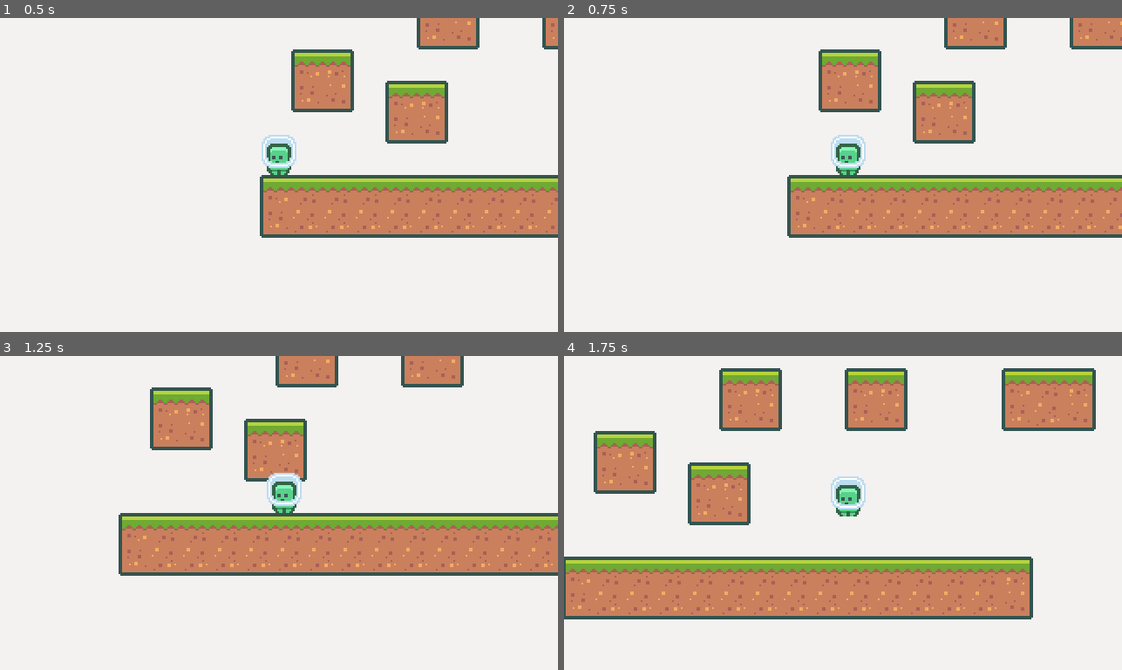
Above: before the commit, frames 1-4 (two rows, left to right).
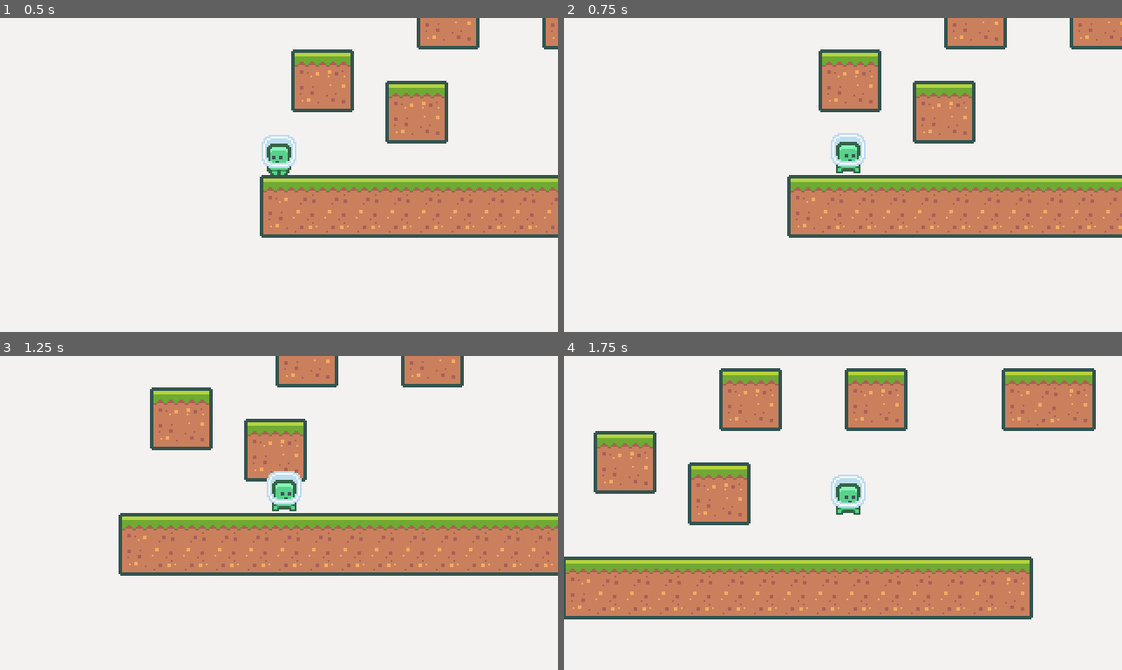
Above: after the commit, the same moments.

Repository: edivancamargo/2DPlatformerUdemy
Game: Godot game, scene res://scenes/Main.tscn
Two runs of this game, one before a commit and one after it. Both use one fixed random seed, a clock stepped at 60 frames per second and the inputs below.
Inputs:
- Up to frame 1 (0.5 s): no input
- Up to frame 2 (0.75 s): tap Enter at 0.5 s; hold Right (move_right) from 0.53 s (still down)
- Up to frame 3 (1.25 s): keep holding Right (move_right); tap Space (jump) at 0.77 s
- Up to frame 4 (1.75 s): keep holding Right (move_right); tap Space (jump) at 1.52 s

Frame 1 is identical in both runs. In frame 2, 0.4% of the frame differs, in the area x 47-55%, y 36-50%; in frame 3, 0.4%; in frame 4, 0.4%.

Commit message:
Add AnimatedSprite to the player and add basic player animations

Diff:
--- a/scenes/Player/Player.gd
+++ b/scenes/Player/Player.gd
@@ -1,4 +1,6 @@
 extends KinematicBody2D
+
+onready var animatedSprite: AnimatedSprite = $AnimatedSprite
 
 var gravity: int = 1000
 var velocity: Vector2 = Vector2.ZERO
@@ -28,6 +30,19 @@
 
 	velocity = move_and_slide(velocity, Vector2.UP)
 
+	update_animation()
+
 func _input(event):
 	movePlayerVector.x = Input.get_action_strength("move_right") - Input.get_action_strength("move_left")
 	movePlayerVector.y = -1 if Input.is_action_just_pressed("jump") else 0
+
+func update_animation() -> void:
+	if not is_on_floor():
+		animatedSprite.play("Jump")
+	elif movePlayerVector.x != 0:
+		animatedSprite.play("Run")
+	else:
+		animatedSprite.play("Idle")
+
+	if movePlayerVector.x != 0:
+		animatedSprite.flip_h = true if movePlayerVector.x > 0 else false
--- a/scenes/Player/Player.tscn
+++ b/scenes/Player/Player.tscn
@@ -1,7 +1,26 @@
-[gd_scene load_steps=4 format=2]
+[gd_scene load_steps=6 format=2]
 
 [ext_resource path="res://assets/player/character_0000.png" type="Texture" id=1]
 [ext_resource path="res://scenes/Player/Player.gd" type="Script" id=2]
+[ext_resource path="res://assets/player/character_0001.png" type="Texture" id=3]
+
+[sub_resource type="SpriteFrames" id=2]
+animations = [ {
+"frames": [ ExtResource( 1 ), ExtResource( 3 ) ],
+"loop": true,
+"name": "Run",
+"speed": 10.0
+}, {
+"frames": [ ExtResource( 1 ) ],
+"loop": true,
+"name": "Idle",
+"speed": 5.0
+}, {
+"frames": [ ExtResource( 3 ) ],
+"loop": true,
+"name": "Jump",
+"speed": 5.0
+} ]
 
 [sub_resource type="RectangleShape2D" id=1]
 extents = Vector2( 4, 8 )
@@ -9,9 +28,10 @@
 [node name="Player" type="KinematicBody2D" groups=["Player"]]
 script = ExtResource( 2 )
 
-[node name="Sprite" type="Sprite" parent="."]
-position = Vector2( 0, -12 )
-texture = ExtResource( 1 )
+[node name="AnimatedSprite" type="AnimatedSprite" parent="."]
+frames = SubResource( 2 )
+animation = "Idle"
+offset = Vector2( 0, -12 )
 
 [node name="CollisionShape2D" type="CollisionShape2D" parent="."]
 position = Vector2( 0, -8 )
